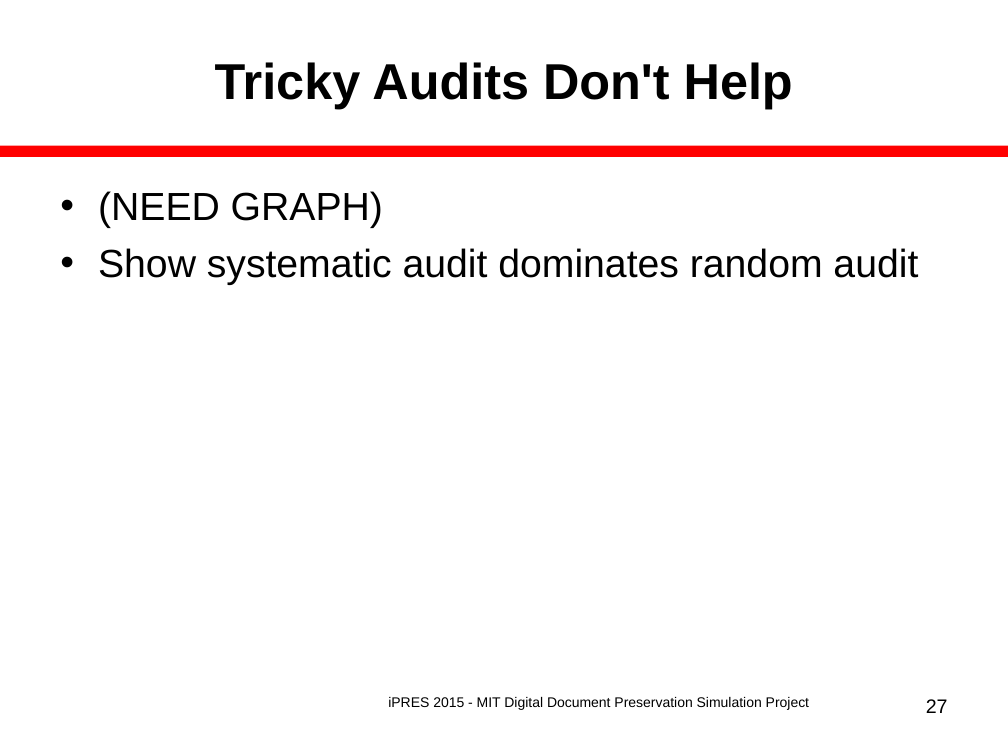
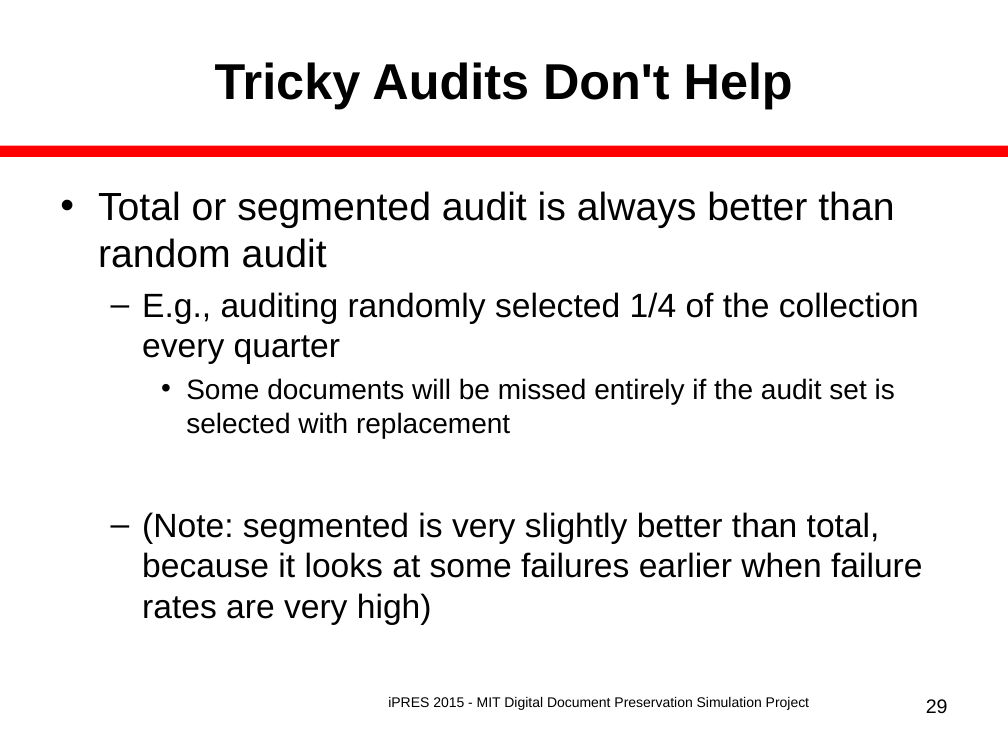
Before and after one commit to MIT-Informatics/PreservationSimulation, a slide deck: slide 29 of shelf/docs/Slides_iPres2015Nov.ppt (slide 27 before the commit). Drawn at 1008x756 pixels with LibreOffice and Linux fonts; fonts in the diff are those of the drawing. Boxes give left, top, right and bottom in pixels: in the first picture for what was removed or moved away, otherwise in the second. Text is boxed around its words. In the diff, an @@ line names an element or a change of style, - is before the commit and + after.

Commit message:
Add institutional failure and tricky audit graphs to slides for iPRES.

```diff
--- a/shelf/docs/Slides_iPres2015Nov.ppt
+++ b/shelf/docs/Slides_iPres2015Nov.ppt
@@ text at [98, 191, 922, 625]: text changed; size 28 to 24 pt @@
-• (NEED GRAPH)
-• Show systematic audit dominates random audit
+• Total or segmented audit is always better than random audit
+  – E.g., auditing randomly selected 1/4 of the collection every quarter
+    • Some documents will be missed entirely if the audit set is selected with replacement
+  – (Note: segmented is very slightly better than total, because it looks at some failures earlier when failure rates are very high)
@@ page number at [926, 699, 948, 714]: text changed @@
-27
+29
```
Also in this commit, not shown: 2 other slides changed, 4 slides added, 6 other files.
